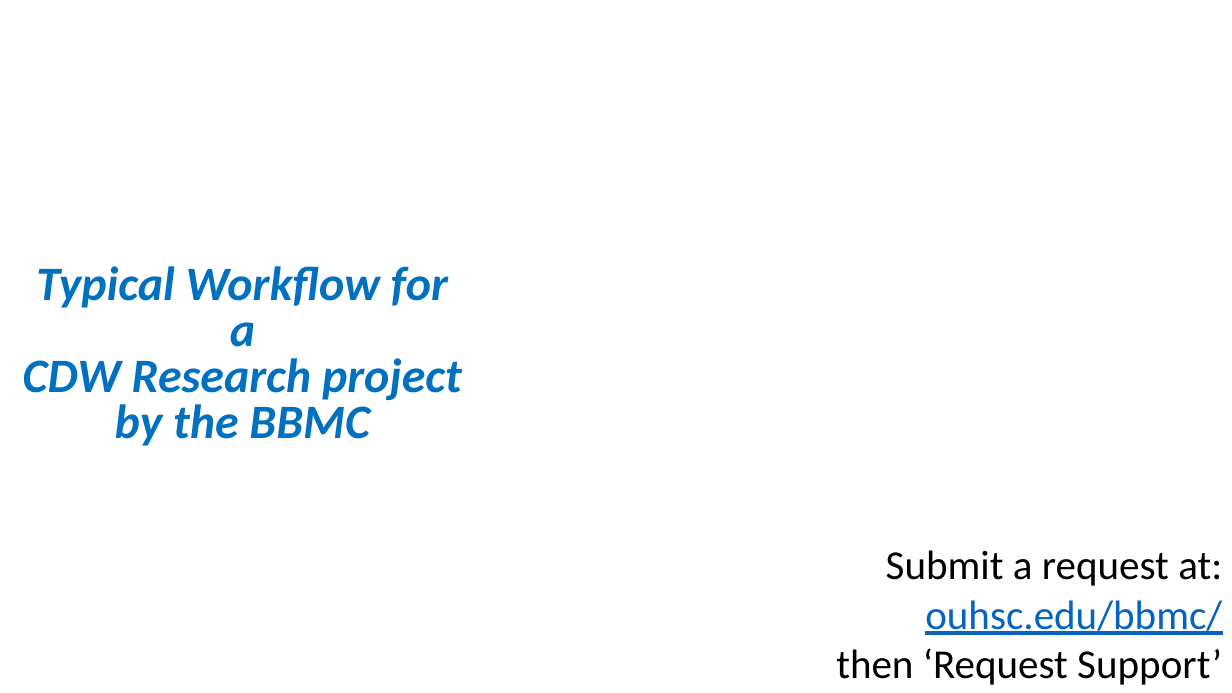
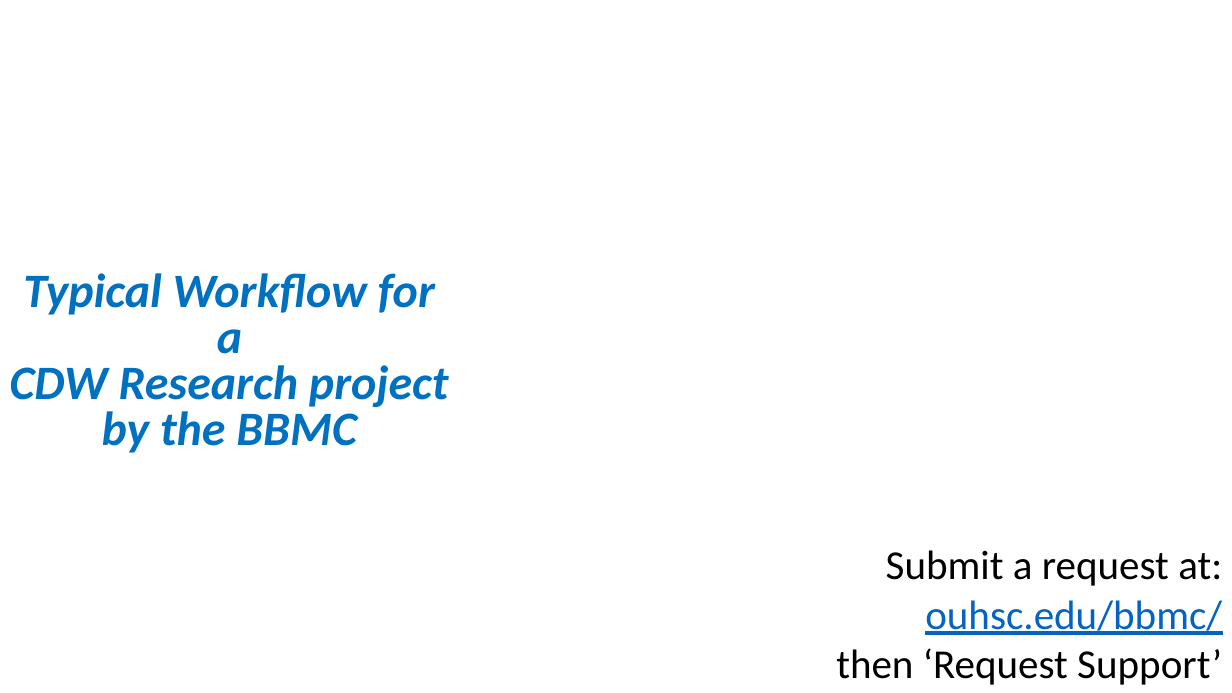
Before and after one commit to OuhscBbmc/prairie-outpost-public, a slide deck: slide 4 of publications/presentation-2020-12-ou-health/cdw-2020-12.pptx. Drawn at 1232x693 pixels with LibreOffice and Linux fonts; fonts in the diff are those of the drawing; background and template pictures are left out. Boxes give left, top, right and bottom in pixels: in the first picture for what was removed or moved away, otherwise in the second. Text is boxed around its words. In the diff, an @@ line names an element or a change of style, - is before the commit and + after.

```diff
--- a/publications/presentation-2020-12-ou-health/cdw-2020-12.pptx
+++ b/publications/presentation-2020-12-ou-health/cdw-2020-12.pptx
@@ text "Typical Workflow for a": place and size @@
-text "Typical Workflow for a" at box(23, 266, 462, 446)
+text "Typical Workflow for a" at box(10, 273, 449, 453)
```
Also in this commit, not shown: 1 other slide changed, 1 slide added, 1 other file.
